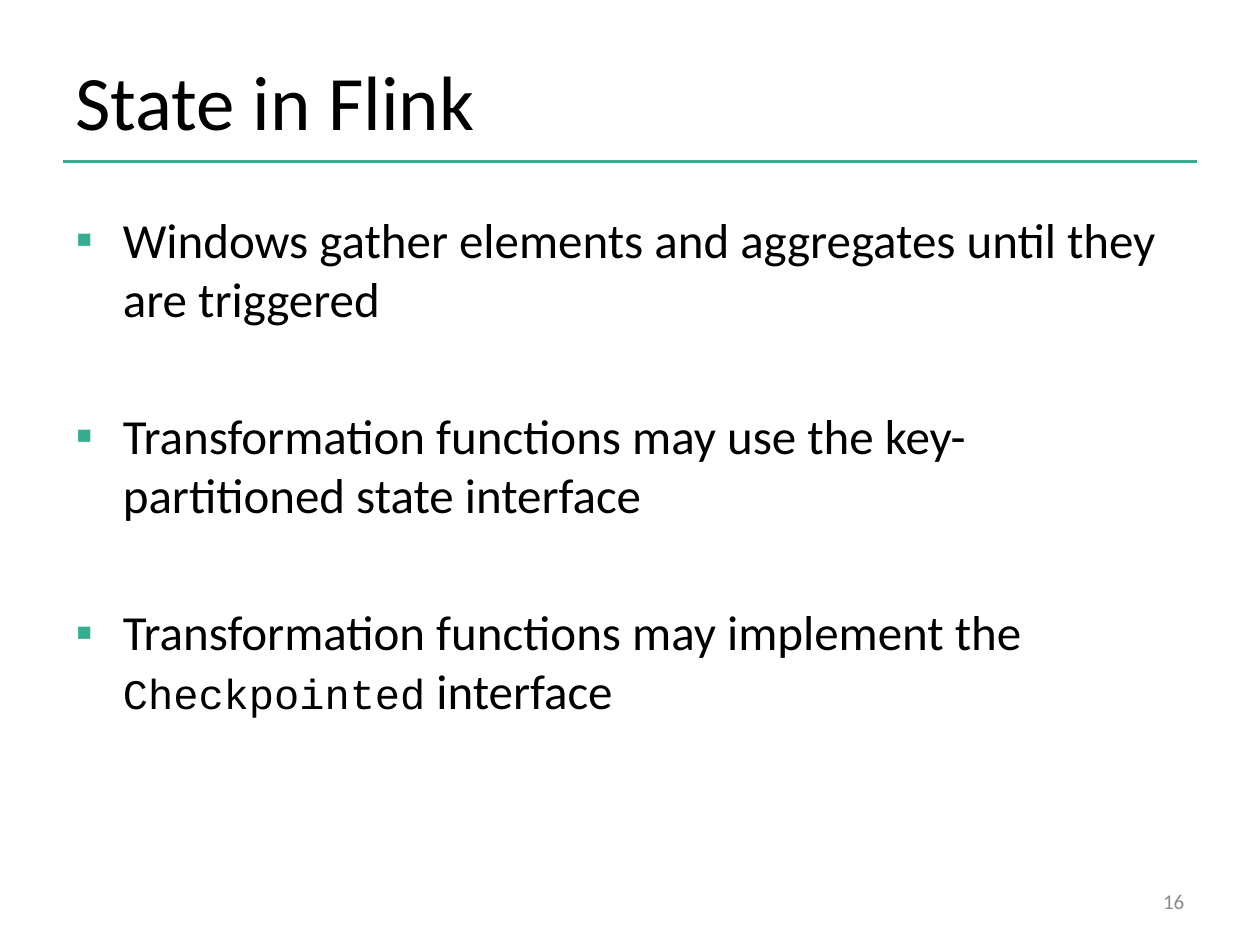
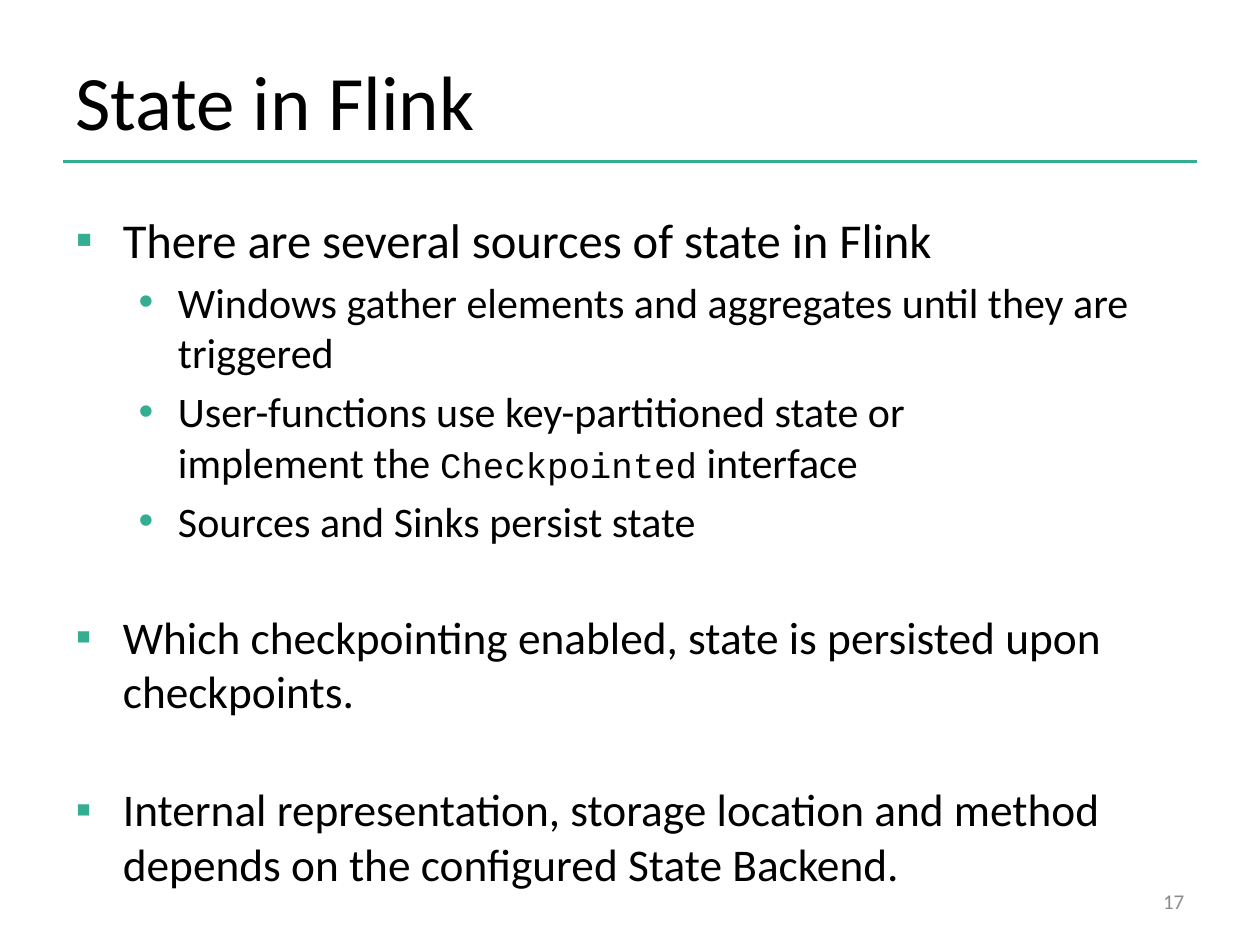
Before and after one commit to dataArtisans/flink-training-web, a slide deck: slide 17 of slides/flink_stream_statefulOps.pptx (slide 16 before the commit). Drawn at 1260x945 pixels with LibreOffice and Linux fonts; fonts in the diff are those of the drawing; background and template pictures are left out. Boxes give left, top, right and bottom in pixels: in the first picture for what was removed or moved away, otherwise in the second. Text is boxed around its words. In the diff, an @@ line names an element or a change of style, - is before the commit and + after.

```diff
--- a/slides/flink_stream_statefulOps.pptx
+++ b/slides/flink_stream_statefulOps.pptx
@@ text at (123, 224, 931, 259): paragraph added @@
+▪ There are several sources of state in Flink
@@ text at (178, 288, 1128, 376): size 28 to 24.1 pt in "Windows gather elements and aggregates until they ..."; bullet ▪ to •; list level 1 to 2 in "Windows gather elements and aggregates ..." @@
@@ text at (123, 397, 1100, 889): text changed; size 28 to 25.9 pt @@
-▪ Transformation functions may use the key-partitioned state interface
-▪ Transformation functions may implement the Checkpointed interface
+  • User-functions use key-partitioned state or
+    implement the Checkpointed interface
+  • Sources and Sinks persist state
+▪ Which checkpointing enabled, state is persisted upon checkpoints.
+▪ Internal representation, storage location and method depends on the configured State Backend.
@@ page number at (1163, 895, 1184, 909): text changed @@
-16
+17
```
Also in this commit, not shown: 14 other slides changed, 1 slide added, 2 slides removed, 4 other files.
